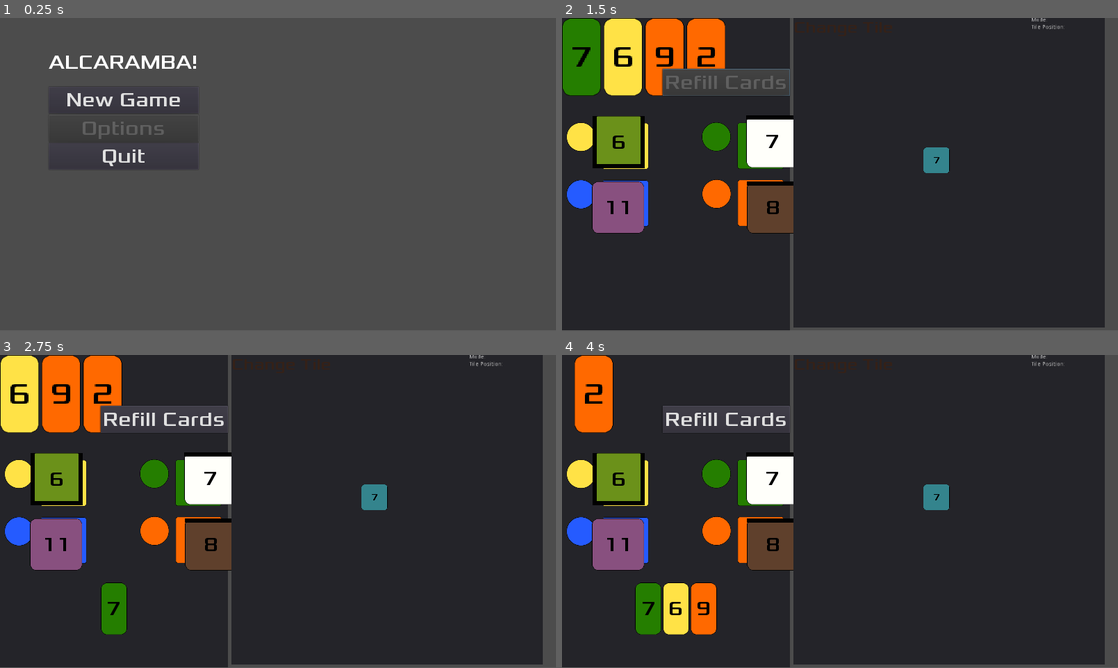
Above: before the commit, frames 1-4 (two rows, left to right).
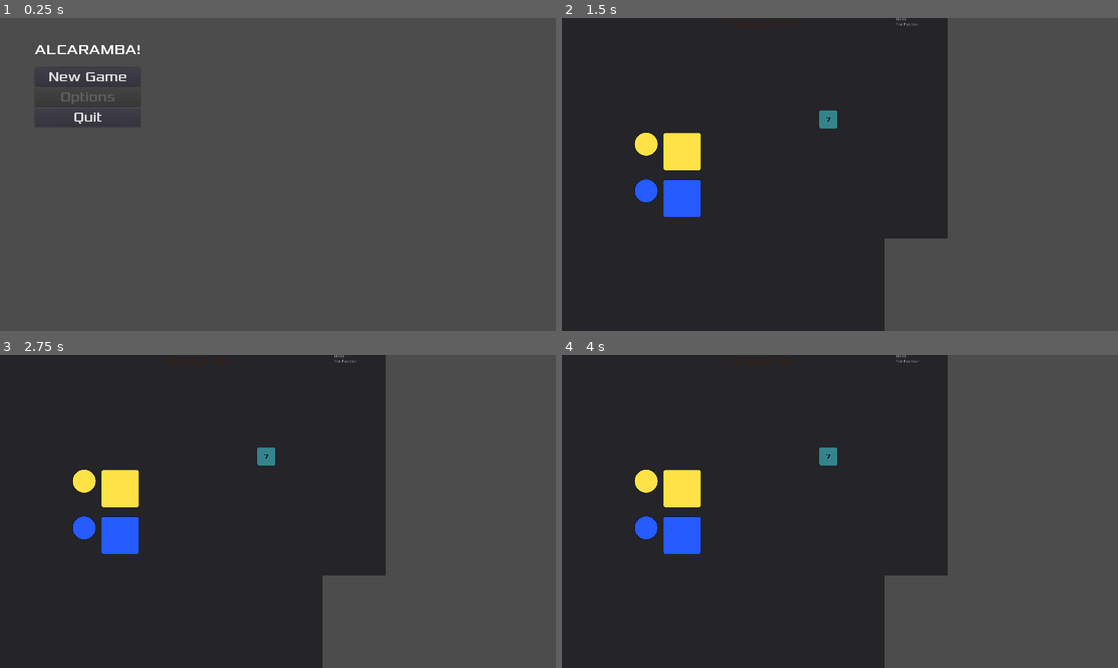
Above: after the commit, the same moments.

Repository: Structed/alcaramba
Game: Godot game, scene res://Drawable/MainMenu/MainMenu.tscn
Two runs of this game, one before a commit and one after it. Both use one fixed random seed, a clock stepped at 60 frames per second and the inputs below.
Inputs (mouse positions are in pixels of both pictures, inside the frame that each line leads up to):
- Up to frame 1 (0.25 s): no input
- Up to frame 2 (1.5 s): click "New Game" at 0.5 s; click "Refill Cards" at 1.25 s
- Up to frame 3 (2.75 s): click "7" at 2 s
- Up to frame 4 (4 s): click (584, 392) at 2.75 s, where only the run before the commit has a clickable "6"; click (584, 392) at 3.5 s, where only the run before the commit has a clickable "9"
In our replay, the window is 800x449 before the commit and 800x450 after it. These sizes can differ from the game's own. Grey fills any space a smaller window leaves; there, only what the larger window draws over its background counts as a difference.

The runs differ from the first frame. In frame 1, 1.7% of the frame differs, in the area x 6-36%, y 8-48%; in frame 2, 49%, in the area x 0-100%, y 0-100%; in frame 3, 49%; in frame 4, 48%.

Commit message:
Set window size to 1920x1080

Diff:
--- a/src/alcaramba/project.godot
+++ b/src/alcaramba/project.godot
@@ -79,10 +79,10 @@
 
 [display]
 
-window/size/width=1366
-window/size/height=768
+window/size/width=1920
+window/size/height=1080
 window/stretch/mode="2d"
-window/stretch/aspect="keep"
+window/stretch/aspect="expand"
 
 [global]
 
